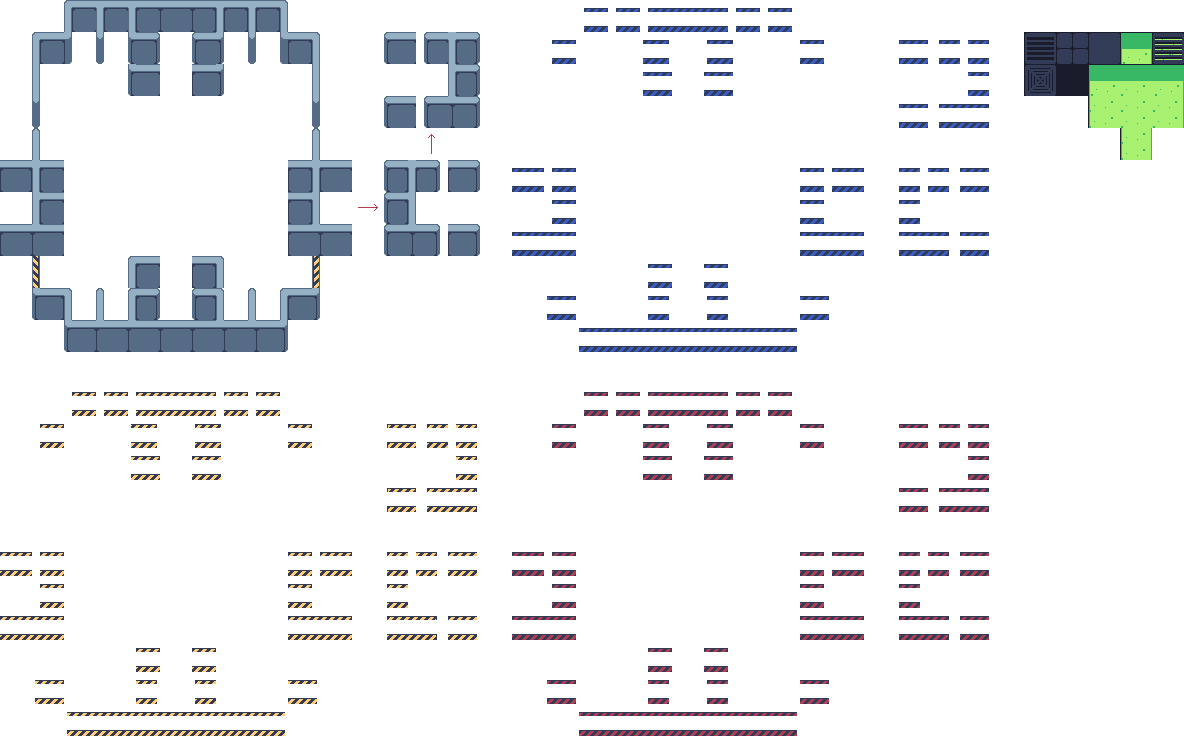
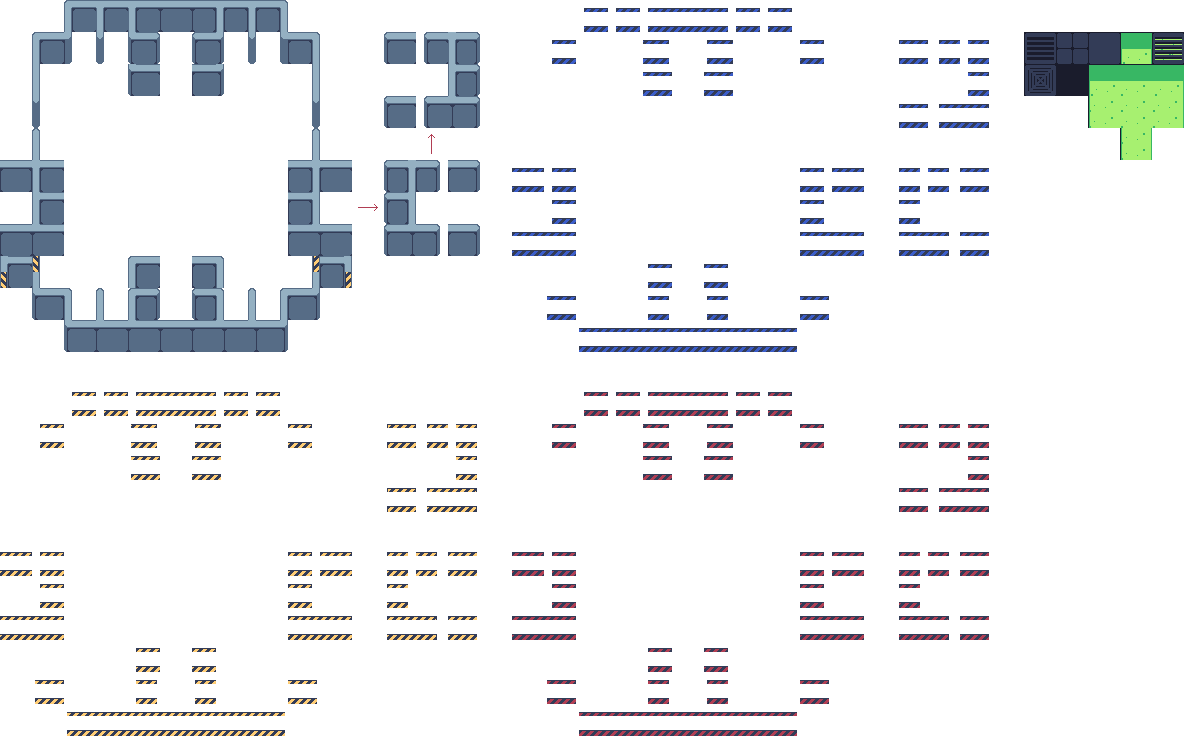
Comparing the layer stacks of the two 1184x736 images. Changes:
painted on "space-tiles-32-32.png" over [0, 256, 352, 288]
